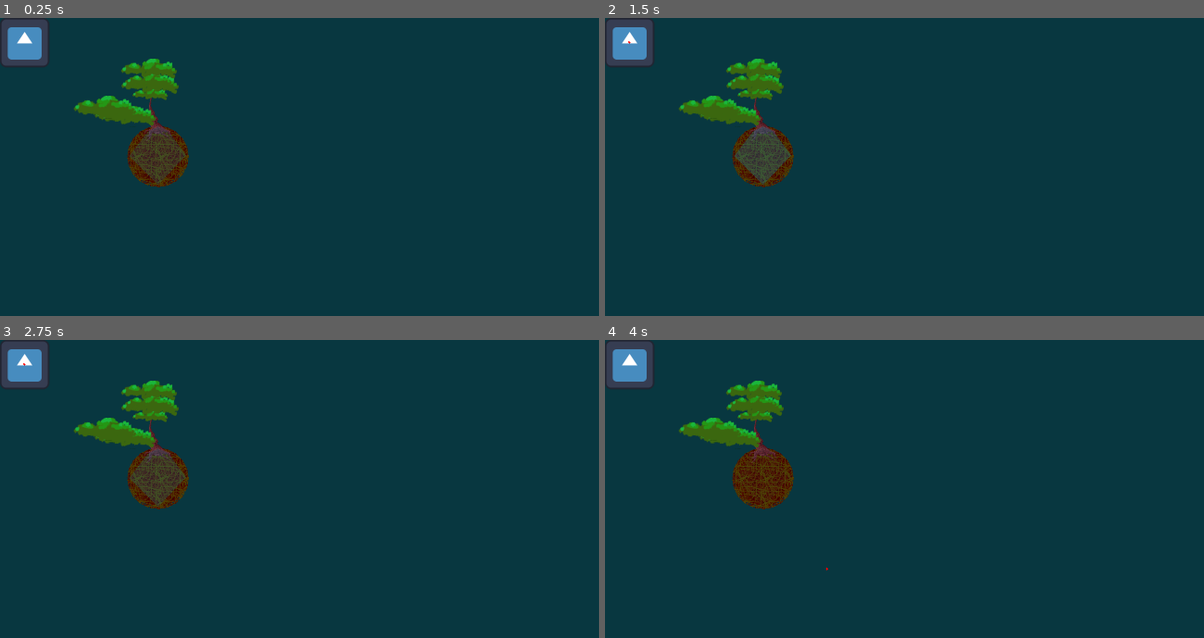
Above: before the commit, frames 1-4 (two rows, left to right).
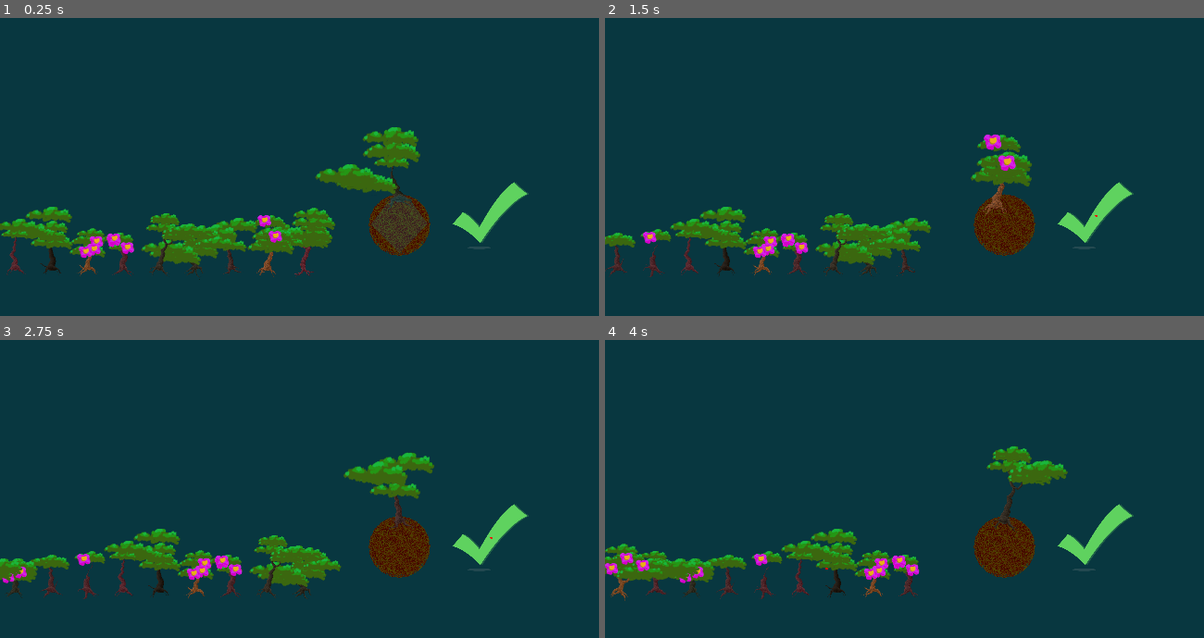
Above: after the commit, the same moments.

Repository: Fanny-Pack-Studios/medialunas-ggj23
Game: Godot game, scene res://src/GameScene.tscn
The game is run twice, just before and just after one commit, with the same random seed, the same clock (stepped at 60 frames per second) and the same inputs. Before the commit the project starts from res://src/Trimmer.tscn. The engine's default icon, where the game draws it, is replaced by a stand-in: a white triangle on a blue panel in a dark square.
Inputs (mouse positions are in pixels of both pictures, inside the frame that each line leads up to; where the layout moved, square brackets give the same spot in the first picture):
- Up to frame 1 (0.25 s): no input
- Up to frame 2 (1.5 s): click (1096, 214) [628, 41] at 0.5 s; click (1096, 214) [628, 41] at 1.25 s
- Up to frame 3 (2.75 s): click (491, 536) [23, 363] at 2 s
- Up to frame 4 (4 s): tap Enter at 2.75 s; move the mouse to (1138, 527) at 2.77 s; click (1138, 527) at 2.92 s; tap Space at 3.5 s; move the mouse to (826, 569) at 3.52 s; click (826, 569) at 3.67 s

The runs differ from the first frame. In frame 1, 14% of the frame differs, in the area x 0-89%, y 0-88%; in frame 2, 13%; in frame 3, 13%; in frame 4, 12%.

Commit message:
QUEUE

Diff:
--- a/bonsai-shop/project.godot
+++ b/bonsai-shop/project.godot
@@ -11,7 +11,7 @@
 [application]
 
 config/name="Bonsai-shop"
-run/main_scene="res://src/Trimmer.tscn"
+run/main_scene="res://src/GameScene.tscn"
 config/features=PackedStringArray("4.0", "Mobile")
 config/icon="res://icon.svg"
 
--- a/bonsai-shop/src/Bonsai.gd
+++ b/bonsai-shop/src/Bonsai.gd
@@ -100,3 +100,8 @@
 		curve.add_point(p)
 	var offset := curve.get_closest_offset(point) / curve.get_baked_length()
 	return line.width * line.width_curve.sample_baked(offset)
+
+func move_to(to_pos: Vector2):
+	var tween = create_tween()
+	tween.tween_property(self,"global_position", to_pos, .2)
+	tween.play()
--- /dev/null
+++ b/bonsai-shop/src/GameScene.gd
@@ -0,0 +1,9 @@
+extends Node2D
+
+
+func _ready():
+	$Trimmer.plant_finished.connect(Callable(self, "pass_bonsai"))
+
+
+func pass_bonsai():
+	$Trimmer.change_plant($Queue.pop_bonsai())
--- /dev/null
+++ b/bonsai-shop/src/GameScene.tscn
@@ -0,0 +1,15 @@
+[gd_scene load_steps=4 format=3 uid="uid://pb8yxtatgry"]
+
+[ext_resource type="Script" path="res://src/GameScene.gd" id="1_v5p1t"]
+[ext_resource type="PackedScene" uid="uid://cc7xtham43tpt" path="res://src/Queue.tscn" id="1_wiyka"]
+[ext_resource type="PackedScene" uid="uid://dnuek13mjmhiy" path="res://src/Trimmer.tscn" id="2_lt1ds"]
+
+[node name="GameScene" type="Node2D"]
+script = ExtResource("1_v5p1t")
+
+[node name="Queue" parent="." instance=ExtResource("1_wiyka")]
+position = Vector2(-54, 647)
+scale = Vector2(0.747905, 0.738123)
+visible_in_queue = 10
+
+[node name="Trimmer" parent="." instance=ExtResource("2_lt1ds")]
--- a/bonsai-shop/src/Mata.tscn
+++ b/bonsai-shop/src/Mata.tscn
@@ -1,18 +1,16 @@
-[gd_scene load_steps=4 format=3 uid="uid://d336o1gya87jt"]
+[gd_scene load_steps=3 format=3 uid="uid://d336o1gya87jt"]
 
 [ext_resource type="Texture2D" uid="uid://1u35k6gloys5" path="res://assets/roots.png" id="1_awykt"]
 [ext_resource type="Script" path="res://src/Mata.gd" id="1_ay4dq"]
-[ext_resource type="PackedScene" uid="uid://cuvstdjl027sq" path="res://src/Bonsai.tscn" id="2_5brly"]
 
 [node name="Mata" type="Polygon2D"]
 texture_repeat = 2
 color = Color(0.560784, 0.560784, 0.560784, 1)
 texture = ExtResource("1_awykt")
-texture_scale = Vector2(2, 2)
+texture_scale = Vector2(4, 4)
+texture_rotation = 0.626573
 polygon = PackedVector2Array(80, 72, 76.0845, 47.2786, 64.7214, 24.9772, 47.0228, 7.27864, 24.7214, -4.08453, -3.49691e …(259 unchanged characters)…
 script = ExtResource("1_ay4dq")
-
-[node name="Bonsai" parent="." instance=ExtResource("2_5brly")]
 
 [node name="Dirt" type="Polygon2D" parent="."]
 show_behind_parent = true
--- /dev/null
+++ b/bonsai-shop/src/Queue.gd
@@ -0,0 +1,29 @@
+@tool
+extends Node2D
+
+@export var bonsai_scene:PackedScene
+@export var visible_in_queue:= 5
+
+const BONSAI_SEPARATION := 125
+
+var queue := []
+
+func add_to_queue(pos := Vector2.ZERO):
+	var bonsai := bonsai_scene.instantiate()
+	add_child(bonsai)
+	bonsai.position = pos
+	queue.append(bonsai)
+
+func pop_bonsai():
+	add_to_queue(position_for_bonsai(visible_in_queue)) # cola infinita
+	var popped = queue.pop_front()
+	for i in queue.size():
+		queue[i].move_to(to_global(position_for_bonsai(i)))
+	return popped
+
+func position_for_bonsai(in_pos:int)->Vector2:
+	return Vector2((visible_in_queue-in_pos-1)*BONSAI_SEPARATION,0)
+
+func _ready():
+	for i in visible_in_queue:
+		add_to_queue(position_for_bonsai(i))
--- /dev/null
+++ b/bonsai-shop/src/Queue.tscn
@@ -0,0 +1,9 @@
+[gd_scene load_steps=3 format=3 uid="uid://cc7xtham43tpt"]
+
+[ext_resource type="Script" path="res://src/Queue.gd" id="1_g0fua"]
+[ext_resource type="PackedScene" uid="uid://cuvstdjl027sq" path="res://src/Bonsai.tscn" id="2_3qoyk"]
+
+[node name="Queue" type="Node2D"]
+position = Vector2(2, 600)
+script = ExtResource("1_g0fua")
+bonsai_scene = ExtResource("2_3qoyk")
--- a/bonsai-shop/src/Trimmer.gd
+++ b/bonsai-shop/src/Trimmer.gd
@@ -14,6 +14,8 @@
 var cutters := []
 var cutter_polygon : PackedVector2Array
 
+signal plant_finished
+
 class PointThreshold:
 	var points : int
 	var message : String
@@ -27,9 +29,9 @@
 	1500: PointThreshold.new(2,"GREAT"),
 	2300: PointThreshold.new(1,"GOOD"),
 	3000: PointThreshold.new(0,"POOR"),
-	5000: PointThreshold.new(0,"REALLY BAD!"),
+	5000: PointThreshold.new(0,"REALLY_BAD"),
 }
-const LOWER_THRESHOLD_MESSAGE ="DISGUSTING!"
+const LOWER_THRESHOLD_MESSAGE ="HORRFIC"
 
 func _ready():
 	reset_points()
@@ -95,7 +97,7 @@
 
 func plant_done():
 	var target :PackedVector2Array= $PatternVisualizer.polygon
-	var current :PackedVector2Array= $Mata.polygon
+	var current :PackedVector2Array= mata.polygon
 	if not Geometry2D.is_polygon_clockwise(target):
 		target.reverse()
 	if not Geometry2D.is_polygon_clockwise(current):
@@ -108,3 +110,21 @@
 			Scoreboard.add_points(threshold.points)
 			break
 	print(threshold.message if threshold else LOWER_THRESHOLD_MESSAGE)
+	emit_signal("plant_finished")
+
+func change_plant(new_bonsai):
+	var bonsai_pos = new_bonsai.global_position
+	var bonsai_scale = new_bonsai.global_scale
+	new_bonsai.get_parent().remove_child(new_bonsai)
+	var pos = mata.position
+	mata.queue_free()
+	mata = mata_scene.instantiate()
+	add_child(mata)
+	mata.position = pos
+	mata.add_child(new_bonsai)
+	new_bonsai.global_position = bonsai_pos
+	new_bonsai.global_scale = bonsai_scale
+	await get_tree().process_frame
+	new_bonsai.move_to(mata.to_global(Vector2.ZERO))
+	var tween = create_tween()
+	tween.tween_property(new_bonsai, "global_scale", Vector2(1.0,1.0),.2)
--- a/bonsai-shop/src/Trimmer.tscn
+++ b/bonsai-shop/src/Trimmer.tscn
@@ -1,26 +1,33 @@
-[gd_scene load_steps=6 format=3 uid="uid://dnuek13mjmhiy"]
+[gd_scene load_steps=7 format=3 uid="uid://dnuek13mjmhiy"]
 
 [ext_resource type="Script" path="res://src/Trimmer.gd" id="1_dti1e"]
 [ext_resource type="PackedScene" uid="uid://cl08tnu0blikq" path="res://src/Cutter.tscn" id="2_v0eyp"]
 [ext_resource type="PackedScene" uid="uid://d336o1gya87jt" path="res://src/Mata.tscn" id="3_4yi4j"]
 [ext_resource type="PackedScene" uid="uid://q7u7o7m4uw57" path="res://src/PatternVisualizer.tscn" id="4_eu7rg"]
-[ext_resource type="Texture2D" uid="uid://br3rg01spp0n5" path="res://icon.svg" id="5_nsaof"]
+[ext_resource type="PackedScene" uid="uid://cuvstdjl027sq" path="res://src/Bonsai.tscn" id="4_g52we"]
+[ext_resource type="Texture2D" uid="uid://c1vkd8ly416a" path="res://assets/done.png" id="5_5qvva"]
 
 [node name="Trimmer" type="Node2D"]
 script = ExtResource("1_dti1e")
+mata_scene = ExtResource("3_4yi4j")
 cutter_scene = ExtResource("2_v0eyp")
 
 [node name="Mata" parent="." instance=ExtResource("3_4yi4j")]
-position = Vector2(410, 288)
+position = Vector2(1037, 466)
+
+[node name="Bonsai" parent="Mata" instance=ExtResource("4_g52we")]
 
 [node name="PatternVisualizer" parent="." instance=ExtResource("4_eu7rg")]
-position = Vector2(410, 288)
-color = Color(0, 0.654902, 0.803922, 0.223554)
+position = Vector2(1037, 466)
+color = Color(0, 0.654902, 0.803922, 0.230004)
 polygon = PackedVector2Array(73, 69, 27, 6, 0, -6, -26, 7, -75, 71, 0, 146)
 
 [node name="PlantDone" type="TextureButton" parent="."]
-offset_right = 40.0
-offset_bottom = 40.0
-texture_normal = ExtResource("5_nsaof")
+offset_left = 1166.0
+offset_top = 418.0
+offset_right = 2030.0
+offset_bottom = 1186.0
+scale = Vector2(0.25, 0.25)
+texture_normal = ExtResource("5_5qvva")
 
 [connection signal="pressed" from="PlantDone" to="." method="plant_done"]
Binary file added: bonsai-shop/assets/done.png
Not shown, added: bonsai-shop/assets/done.png.import
